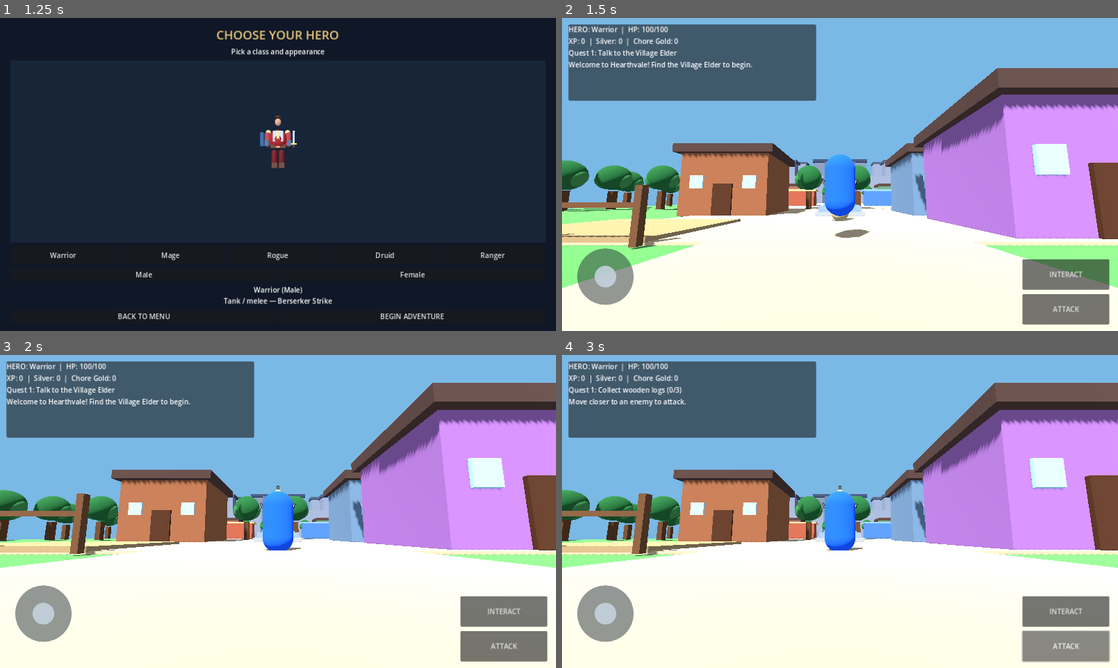
Above: before the commit, frames 1-4 (two rows, left to right).
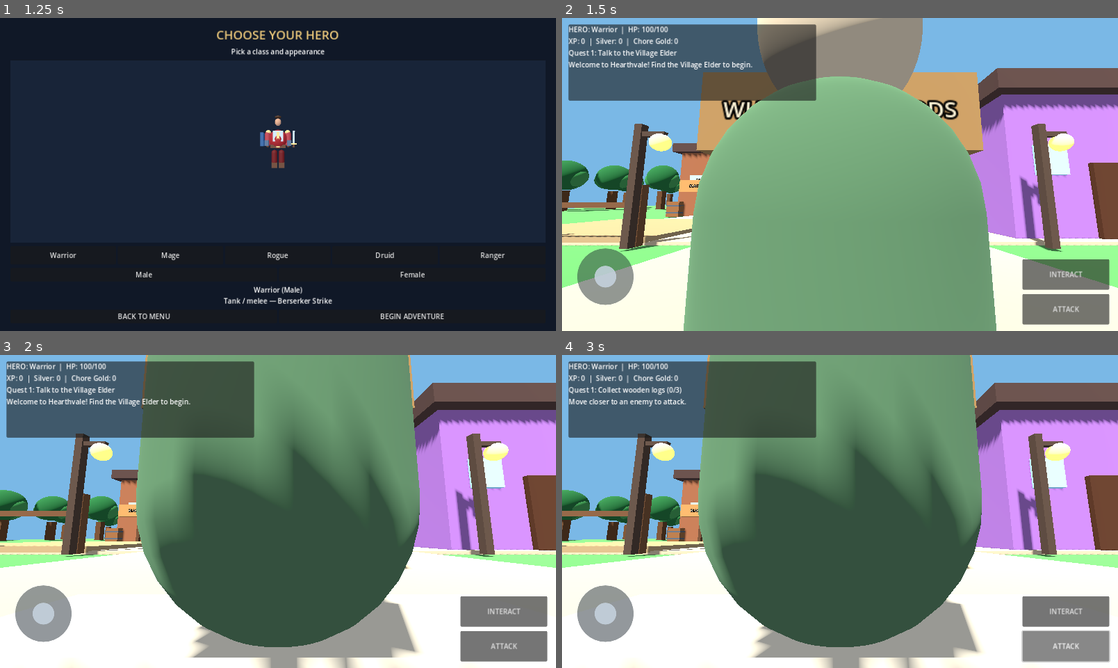
Above: after the commit, the same moments.

Repository: joeywhipple5-dot/Family-Quest
Game: Godot game, scene res://scenes/MainMenu.tscn
Same seed, same stepped clock (60 frames per second), same inputs: the game is played once before the commit and once after it.
Inputs:
- Up to frame 1 (1.25 s): click "▶ PLAY" at 0.5 s
- Up to frame 2 (1.5 s): click "BEGIN ADVENTURE" at 1.25 s
- Up to frame 3 (2 s): no input
- Up to frame 4 (3 s): click "INTERACT" at 2 s; click "ATTACK" at 2.75 s

Frame 1 is identical in both runs. In frame 2, 52% of the frame differs, in the area x 10-93%, y 0-100%; in frame 3, 49%; in frame 4, 49%.

Commit message:
Test Hearthvale village overhaul

Diff:
--- a/main.gd
+++ b/main.gd
@@ -51,7 +51,9 @@
     _create_environment()
     _build_village()
     _build_hearthvale_expansion()
+    _build_village_details()
     _build_quest_objects()
+    _build_town_npcs()
 
     # Create the player using the selected hero.
     player = CharacterBody3D.new()
@@ -516,6 +518,155 @@
 
 
 # --------------------------------------------------
+# VILLAGE OVERHAUL DETAILS
+# --------------------------------------------------
+
+func _build_village_details() -> void:
+    # More readable paving stones along the main routes.
+    for i in range(9):
+        var z := -15.0 + float(i) * 4.0
+        _add_box(
+            "RoadStone_%02d" % i,
+            Vector3(0, 0.055, z),
+            Vector3(2.4, 0.06, 0.65),
+            Color("#D4C5A4"),
+            false
+        )
+
+    # Warm lantern posts around the market and village square.
+    var lamp_positions := [
+        Vector3(-10, 0, -12), Vector3(10, 0, -12),
+        Vector3(-12, 0, -23), Vector3(12, 0, -23),
+        Vector3(-4, 0, -34), Vector3(4, 0, -34),
+        Vector3(-5, 0, 5), Vector3(5, 0, 5)
+    ]
+    for i in range(lamp_positions.size()):
+        _build_lamp(lamp_positions[i], i)
+
+    # Seating and small village props.
+    _build_bench(Vector3(-4.5, 0, -8), 0.0)
+    _build_bench(Vector3(4.5, 0, -8), 180.0)
+    _build_bench(Vector3(-11.5, 0, -18), 90.0)
+    _build_bench(Vector3(11.5, 0, -18), -90.0)
+
+    var barrel_positions := [
+        Vector3(-11, 0, -4), Vector3(-5, 0, -3),
+        Vector3(10, 0, -5), Vector3(12, 0, -21),
+        Vector3(-12, 0, -25), Vector3(-15, 0, -31),
+        Vector3(18, 0, -35), Vector3(-18, 0, -35)
+    ]
+    for i in range(barrel_positions.size()):
+        _build_barrel(barrel_positions[i], i)
+
+    # Planters and flower patches add color without expensive assets.
+    var flower_positions := [
+        Vector3(-5.5, 0, -11), Vector3(5.5, 0, -11),
+        Vector3(-11, 0, -10), Vector3(11, 0, -10),
+        Vector3(-12, 0, -29), Vector3(12, 0, -29),
+        Vector3(-18, 0, -19), Vector3(18, 0, -19)
+    ]
+    for i in range(flower_positions.size()):
+        _build_flower_patch(flower_positions[i], i)
+
+    # Signs make the main village locations easier to identify.
+    _build_sign(Vector3(-8, 0, -1.8), "BLACKSMITH", Color("#B97B42"))
+    _build_sign(Vector3(8, 0, -1.8), "ARMOR", Color("#6688A6"))
+    _build_sign(Vector3(0, 0, 8.2), "WHISPERING WOODS", Color("#8D6A3D"))
+    _build_sign(Vector3(0, 0, -40), "CASTLE DISTRICT", Color("#7D8797"))
+
+
+func _build_lamp(p: Vector3, index: int) -> void:
+    _add_box("LampPost_%d" % index, p + Vector3(0, 1.5, 0),
+        Vector3(0.18, 3.0, 0.18), Color("#49382B"), false)
+    _add_box("LampArm_%d" % index, p + Vector3(0.28, 2.75, 0),
+        Vector3(0.7, 0.12, 0.12), Color("#49382B"), false)
+    var glow := MeshInstance3D.new()
+    glow.name = "LanternGlow_%d" % index
+    var sphere := SphereMesh.new()
+    sphere.radius = 0.22
+    sphere.height = 0.44
+    glow.mesh = sphere
+    glow.position = p + Vector3(0.52, 2.55, 0)
+    var mat := StandardMaterial3D.new()
+    mat.albedo_color = Color("#FFD77A")
+    mat.emission_enabled = true
+    mat.emission = Color("#FFB94A")
+    mat.emission_energy_multiplier = 1.2
+    glow.material_override = mat
+    add_child(glow)
+
+
+func _build_bench(p: Vector3, turn_degrees: float) -> void:
+    var bench := Node3D.new()
+    bench.name = "VillageBench"
+    bench.position = p
+    bench.rotation_degrees.y = turn_degrees
+    add_child(bench)
+    _add_local_box(bench, "BenchSeat", Vector3(0, 0.55, 0),
+        Vector3(1.8, 0.16, 0.55), Color("#76502E"))
+    _add_local_box(bench, "BenchBack", Vector3(0, 0.95, -0.22),
+        Vector3(1.8, 0.65, 0.12), Color("#8B6037"))
+    for x in [-0.65, 0.65]:
+        _add_local_box(bench, "BenchLeg", Vector3(x, 0.27, 0),
+            Vector3(0.12, 0.55, 0.4), Color("#49382B"))
+
+
+func _build_barrel(p: Vector3, index: int) -> void:
+    var barrel := _add_box("VillageBarrel_%d" % index,
+        p + Vector3(0, 0.48, 0), Vector3(0.8, 0.96, 0.8),
+        Color("#81532E"), false)
+    _add_box("BarrelBandA_%d" % index, p + Vector3(0, 0.25, 0),
+        Vector3(0.84, 0.08, 0.84), Color("#4C5054"), false)
+    _add_box("BarrelBandB_%d" % index, p + Vector3(0, 0.72, 0),
+        Vector3(0.84, 0.08, 0.84), Color("#4C5054"), false)
+
+
+func _build_flower_patch(p: Vector3, index: int) -> void:
+    _add_box("FlowerBed_%d" % index, p + Vector3(0, 0.12, 0),
+        Vector3(1.8, 0.24, 1.1), Color("#59432E"), false)
+    var colors := [Color("#E7B7D1"), Color("#F3D36C"), Color("#A9C8F0")]
+    for i in range(5):
+        var flower := MeshInstance3D.new()
+        var mesh := SphereMesh.new()
+        mesh.radius = 0.12
+        mesh.height = 0.24
+        flower.mesh = mesh
+        flower.position = p + Vector3(-0.6 + float(i) * 0.3, 0.38, 0.0 if i % 2 == 0 else 0.25)
+        var mat := StandardMaterial3D.new()
+        mat.albedo_color = colors[(i + index) % colors.size()]
+        flower.material_override = mat
+        add_child(flower)
+
+
+func _build_sign(p: Vector3, text_value: String, sign_color: Color) -> void:
+    _add_box("SignPost_" + text_value, p + Vector3(0, 1.0, 0),
+        Vector3(0.16, 2.0, 0.16), Color("#593A24"), false)
+    _add_box("SignBoard_" + text_value, p + Vector3(0, 1.9, 0),
+        Vector3(2.4, 0.7, 0.18), sign_color, false)
+    var label := Label3D.new()
+    label.name = "SignLabel_" + text_value
+    label.text = text_value
+    label.position = p + Vector3(0, 1.9, 0.12)
+    label.pixel_size = 0.006
+    label.modulate = Color("#FFF4D7")
+    add_child(label)
+
+
+func _add_local_box(parent: Node3D, object_name: String, p: Vector3,
+        size_value: Vector3, color_value: Color) -> void:
+    var mesh_instance := MeshInstance3D.new()
+    mesh_instance.name = object_name
+    var mesh := BoxMesh.new()
+    mesh.size = size_value
+    mesh_instance.mesh = mesh
+    mesh_instance.position = p
+    var mat := StandardMaterial3D.new()
+    mat.albedo_color = color_value
+    mesh_instance.material_override = mat
+    parent.add_child(mesh_instance)
+
+
+# --------------------------------------------------
 # QUEST OBJECTS
 # --------------------------------------------------
 
@@ -574,6 +725,89 @@
             Vector3(0, 0.8, 0),
             Color("#E6C16A")
         )
+
+
+func _build_town_npcs() -> void:
+    # NPC models are intentionally simple placeholders so their visuals can be
+    # replaced later without changing their interaction logic.
+    _make_town_npc("Blacksmith", Vector3(-8, 0, -2.4),
+        Color("#8D5638"), Color("#C28B57"),
+        "Blacksmith: Welcome, hero. Equipment upgrades will be available here soon.")
+    _make_town_npc("MarketMerchant", Vector3(6, 0, -19.2),
+        Color("#3E6B9A"), Color("#D6B27A"),
+        "Merchant: Potions, supplies, and useful gear will be sold here.")
+    _make_town_npc("WoodsGuard", Vector3(0, 0, 9.3),
+        Color("#4B6845"), Color("#C9B28B"),
+        "Guard: Stay alert beyond this gate. The Whispering Woods are dangerous.")
+    _make_town_npc("Innkeeper", Vector3(-17, 0, -26.2),
+        Color("#8B5C43"), Color("#D5B08A"),
+        "Innkeeper: Rest here after your adventures. Welcome to the Hearthvale Inn.")
+    _make_town_npc("Baker", Vector3(-15, 0, -16.2),
+        Color("#B77B43"), Color("#E1C49B"),
+        "Baker: Fresh bread for travelers! A proper shop is coming soon.")
+    _make_town_npc("Apothecary", Vector3(17, 0, -29.2),
+        Color("#76518A"), Color("#D2B6A0"),
+        "Apothecary: I will prepare potions and remedies for your journey.")
+    _make_town_npc("VillageResident", Vector3(11, 0, -8.5),
+        Color("#6D796A"), Color("#C58F68"),
+        "Villager: Hearthvale is growing safer thanks to brave adventurers like you.")
+
+
+func _make_town_npc(npc_name: String, p: Vector3, tunic_color: Color,
+        skin_color: Color, dialogue: String) -> void:
+    var npc := Node3D.new()
+    npc.name = npc_name
+    npc.position = p
+    npc.set_meta("is_town_npc", true)
+    npc.set_meta("npc_dialogue", dialogue)
+    add_child(npc)
+
+    var body := MeshInstance3D.new()
+    body.name = "Body"
+    var body_mesh := CapsuleMesh.new()
+    body_mesh.radius = 0.38
+    body_mesh.height = 1.35
+    body.mesh = body_mesh
+    body.position.y = 0.82
+    var body_mat := StandardMaterial3D.new()
+    body_mat.albedo_color = tunic_color
+    body.material_override = body_mat
+    npc.add_child(body)
+
+    var head := MeshInstance3D.new()
+    head.name = "Head"
+    var head_mesh := SphereMesh.new()
+    head_mesh.radius = 0.27
+    head_mesh.height = 0.54
+    head.mesh = head_mesh
+    head.position.y = 1.68
+    var head_mat := StandardMaterial3D.new()
+    head_mat.albedo_color = skin_color
+    head.material_override = head_mat
+    npc.add_child(head)
+
+    # A simple colored cap/hood helps distinguish town roles before final art.
+    var hood := MeshInstance3D.new()
+    hood.name = "Hood"
+    var hood_mesh := SphereMesh.new()
+    hood_mesh.radius = 0.29
+    hood_mesh.height = 0.24
+    hood.mesh = hood_mesh
+    hood.position.y = 1.88
+    var hood_mat := StandardMaterial3D.new()
+    hood_mat.albedo_color = tunic_color.darkened(0.25)
+    hood.material_override = hood_mat
+    npc.add_child(hood)
+
+    var label := Label3D.new()
+    label.name = "NameLabel"
+    label.text = npc_name.replace("Market", " ").replace("Village", " ")
+    label.position.y = 2.25
+    label.pixel_size = 0.009
+    label.modulate = Color("#FFF0C9")
+    npc.add_child(label)
+
+    _add_quest_marker(npc, "…", Vector3(0, 2.55, 0), Color("#9FE7E5"))
 
 
 func _add_quest_marker(
@@ -1023,6 +1257,19 @@
         _refresh()
         return
 
+    # Talk to the nearest named town NPC.
+    var nearest_npc: Node3D = null
+    var nearest_npc_distance := 3.8
+    for child in get_children():
+        if child is Node3D and child.has_meta("is_town_npc"):
+            var npc_distance := _flat_distance(p, child.global_position)
+            if npc_distance <= nearest_npc_distance:
+                nearest_npc_distance = npc_distance
+                nearest_npc = child
+    if nearest_npc != null:
+        _message(str(nearest_npc.get_meta("npc_dialogue")))
+        return
+
     # Other town interactions.
     if _flat_distance(p, Vector3(0, 0, -5)) < 5:
         _message("Village fountain: Welcome to Hearthvale!")
